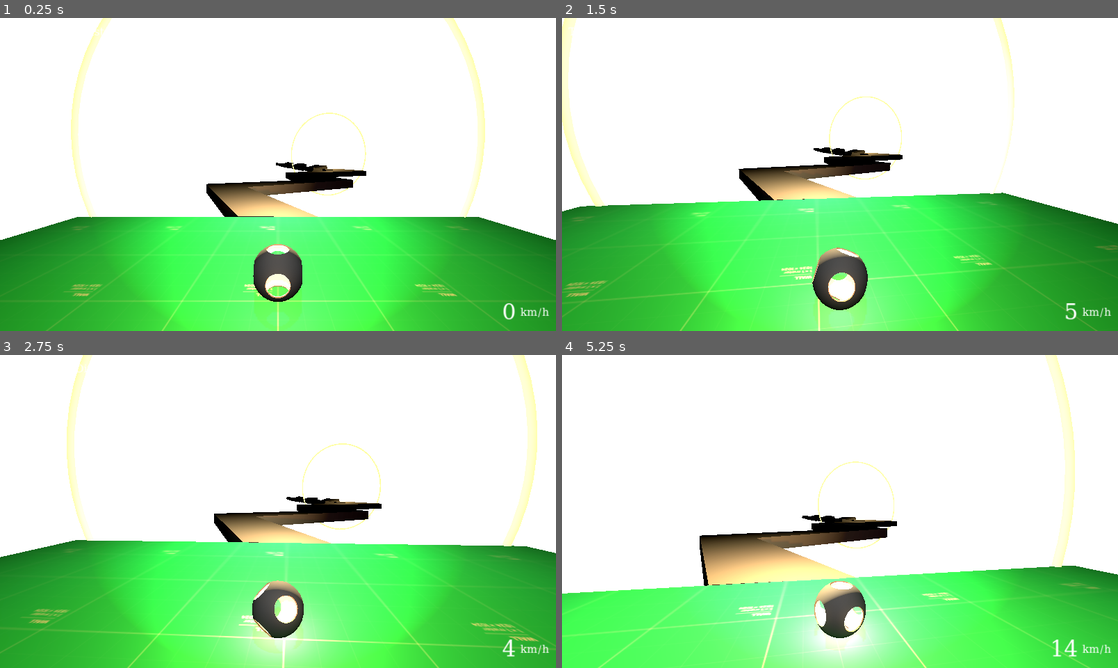
Above: before the commit, frames 1-4 (two rows, left to right).
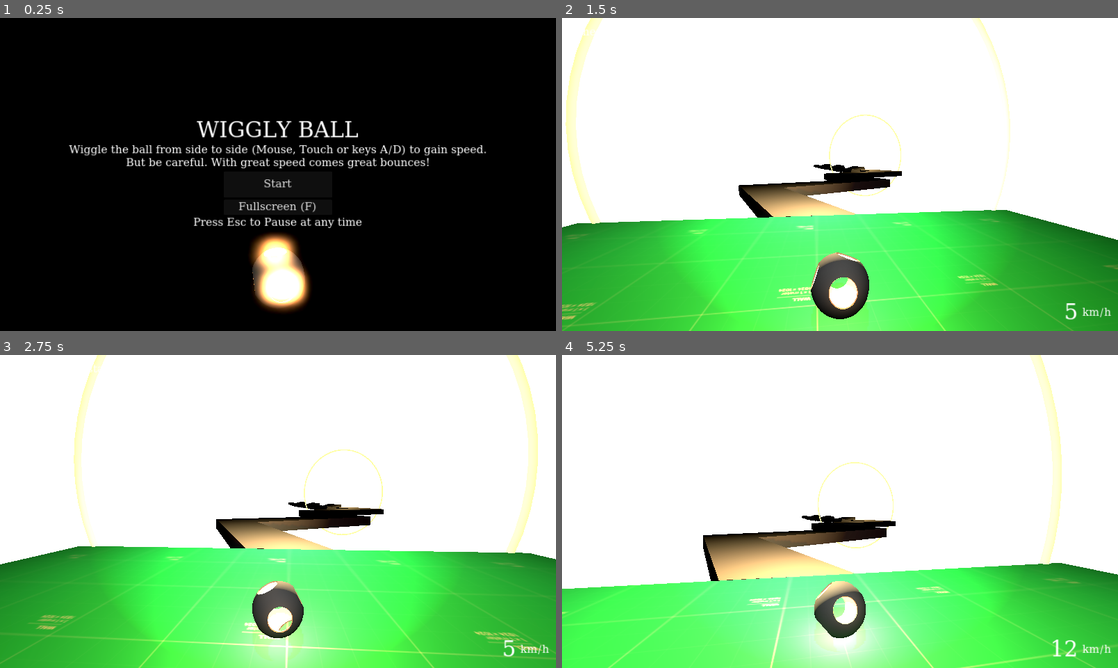
Above: after the commit, the same moments.

Repository: tihepo/wiggle-ball
Game: Godot game, scene res://scenes/start.tscn
Two runs of this game, one before a commit and one after it. Both use one fixed random seed, a clock stepped at 60 frames per second and the inputs below. Before the commit the project starts from res://scenes/world.tscn.
Inputs (mouse positions are in pixels of both pictures, inside the frame that each line leads up to):
- Up to frame 1 (0.25 s): no input
- Up to frame 2 (1.5 s): click (840, 183) at 0.5 s, where only the run after the commit has a clickable "Start"; tap Enter (ui_accept) at 1.25 s; move the mouse to (867, 174) at 1.27 s; hold W (move_forward) from 1.28 s (still down)
- Up to frame 3 (2.75 s): keep holding W (move_forward); tap Space (move_jump) at 1.52, 2.27 s; move the mouse to (250, 511) at 2.02 s
- Up to frame 4 (5.25 s): keep holding W (move_forward); move the mouse to (851, 505) at 2.77 s; move the mouse to (834, 517) at 3.52 s; tap Space (move_jump) at 3.77, 4.52 s; move the mouse to (878, 514) at 4.27 s; move the mouse to (795, 508) at 5.02 s

The runs differ from the first frame. In frame 1, 99% of the frame differs, in the area x 0-100%, y 0-100%; in frame 2, 15%; in frame 3, 10%; in frame 4, 7.3%.

Commit message:
Set main scene back to start!

Diff:
--- a/project.godot
+++ b/project.godot
@@ -11,7 +11,7 @@
 [application]
 
 config/name="Wiggly Ball"
-run/main_scene="res://scenes/world.tscn"
+run/main_scene="res://scenes/start.tscn"
 config/features=PackedStringArray("4.1", "Forward Plus")
 config/icon="res://icon.svg"
 
